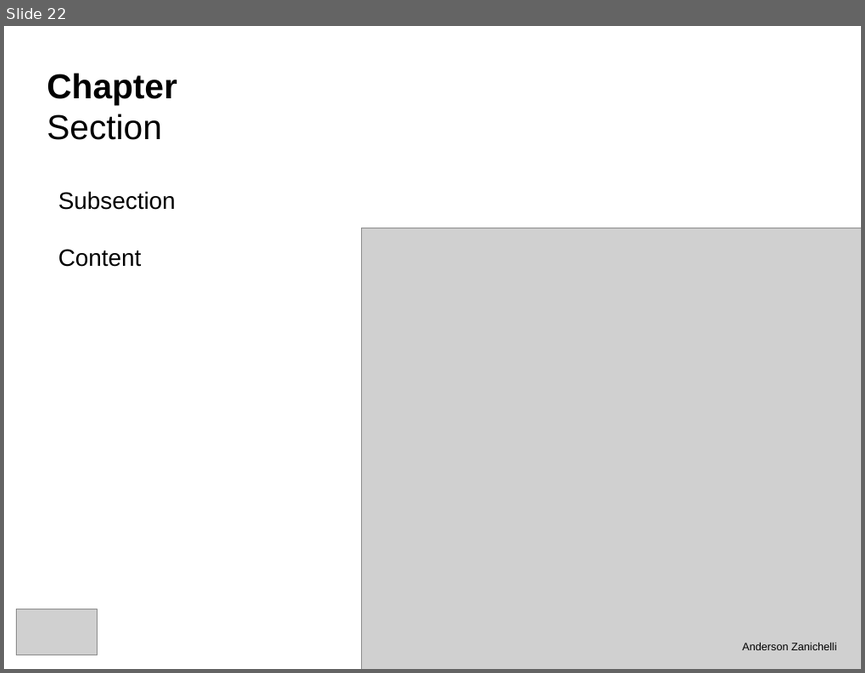
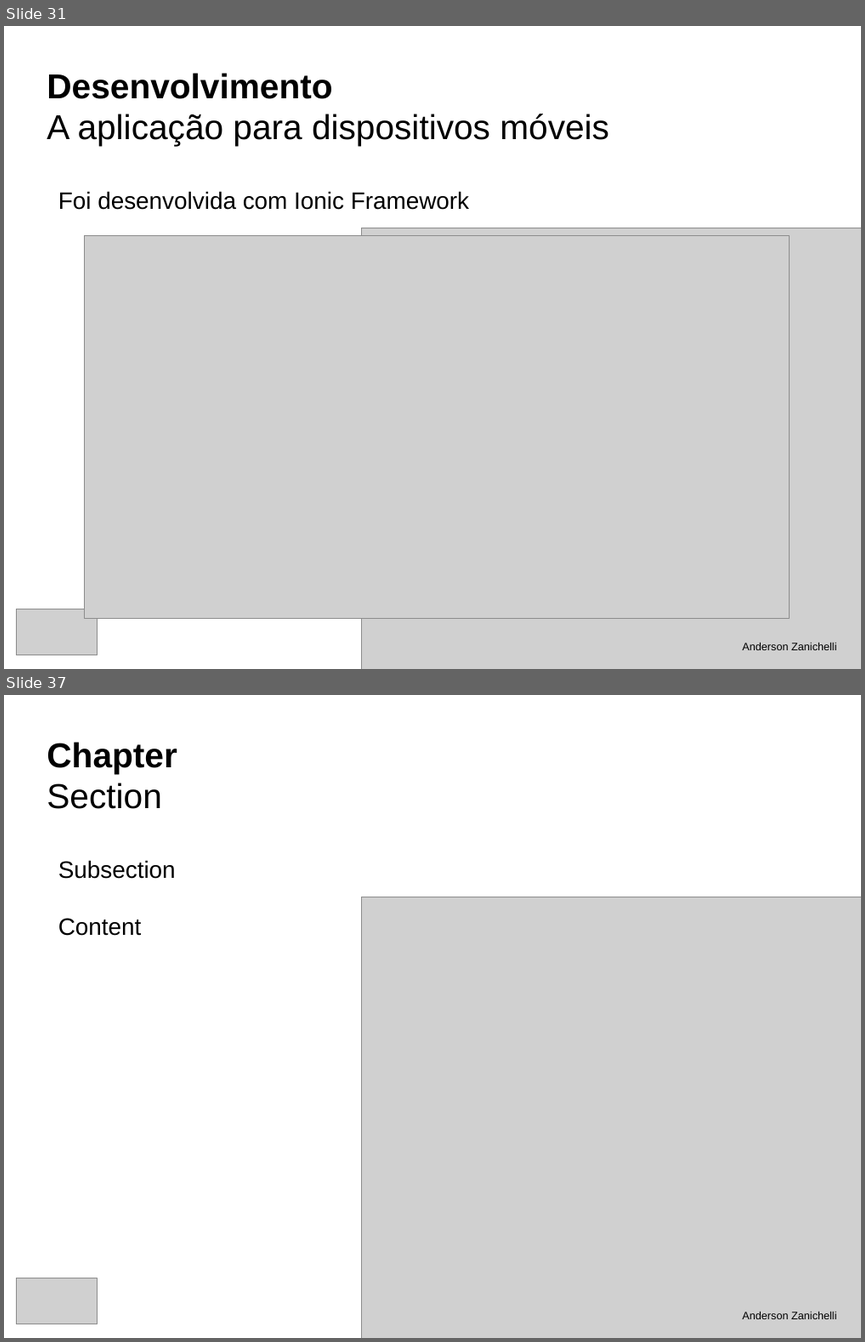
Before and after one commit to andersonzanichelli/tcc-informatica, a slide deck: defesa.odp. Shown one above the other, each under a label of ours: slide 22 before the commit, slides 31 and 37 after it; the slides between them are not shown. The pictures are 865x673 and 865x1342 pixels, drawn with LibreOffice and Linux fonts; fonts in the diff are those of the drawing; grey boxes stand for pictures. Boxes give left, top, right and bottom in pixels: in the first picture for what was removed or moved away, otherwise in the second. Text is boxed around its words. In the diff, an @@ line names an element or a change of style, - is before the commit and + after.

Commit message:
Defesa - Desenvolvimento

```diff
--- a/defesa.odp
+++ b/defesa.odp
@@ slide 31 added at box(4, 26, 861, 669), background #FFFFFF @@
@@ title added at box(46, 73, 609, 146), 32 pt, text #000000 @@
+Desenvolvimento
+A aplicação para dispositivos móveis
@@ text added at box(58, 191, 469, 210), 22 pt, text #000000 @@
+Foi desenvolvida com Ionic Framework
@@ picture added at box(362, 228, 861, 669) @@
@@ picture added at box(84, 236, 789, 618) @@
@@ picture added at box(17, 609, 98, 655) @@
@@ text added at box(742, 641, 836, 650), 10 pt, text #000000 @@
+Anderson Zanichelli
@@ what was slide 22 is now slide 37 @@
```
Also in this commit, not shown: 1 slide changed, 15 other slides added, 2 slides removed, 12 other files.
